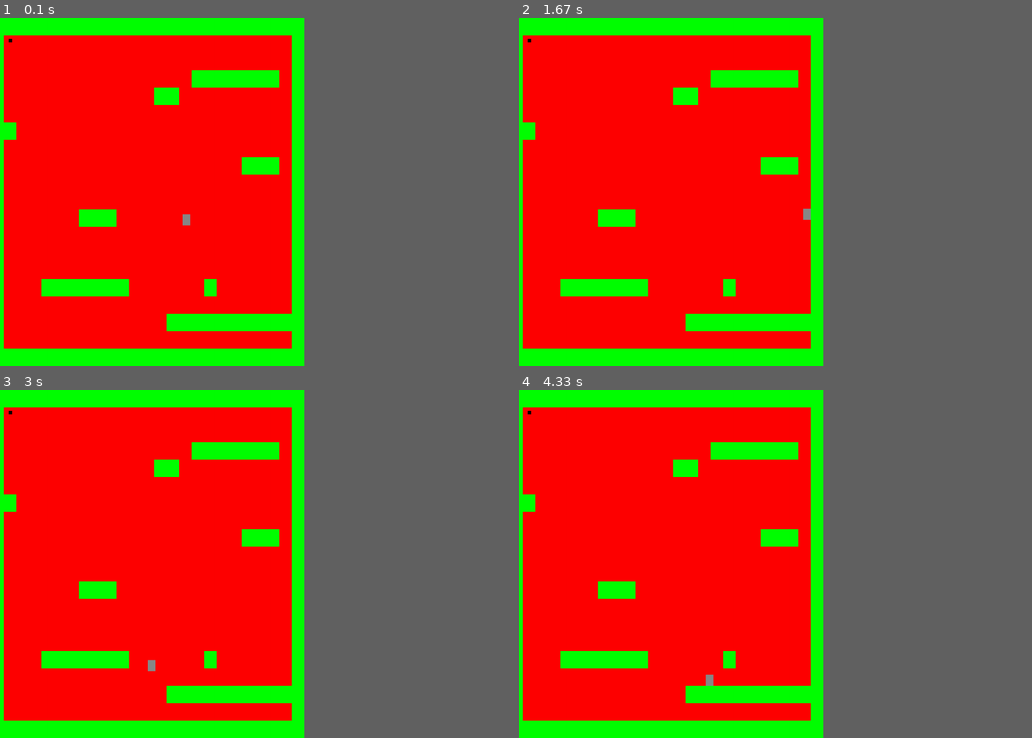
Above: before the commit, frames 1-4 (two rows, left to right).
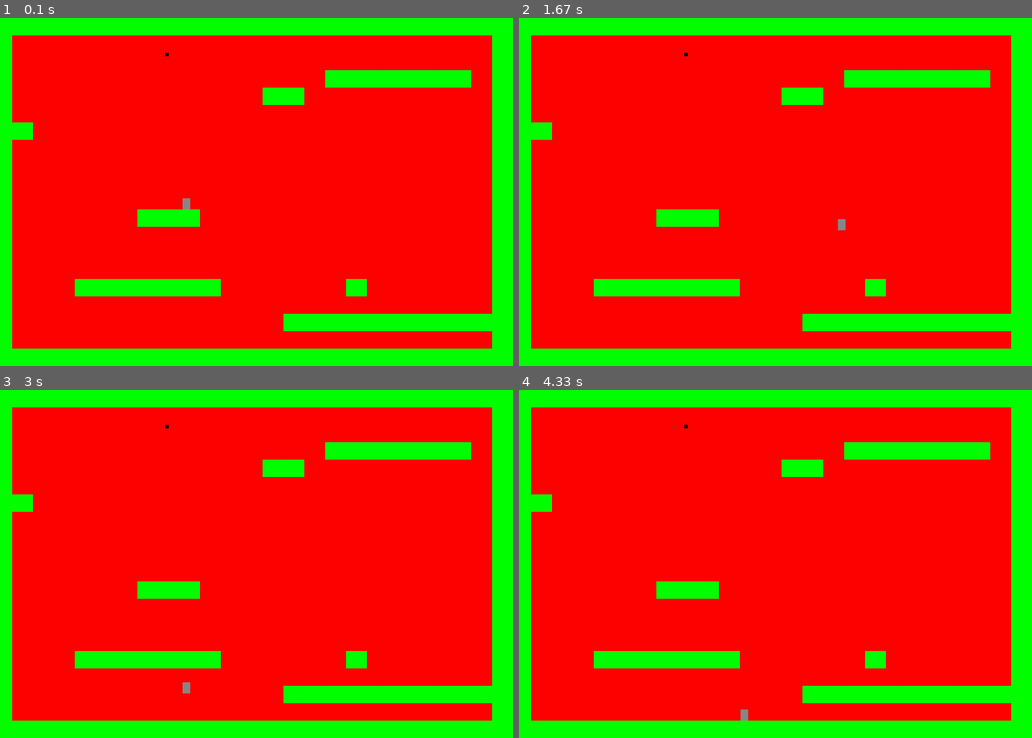
Above: after the commit, the same moments.

Repository: Ryastan/YLyceum_Game
Game: pygame game, started from Game on PyGame/main.py
Same seed, same stepped clock (60 frames per second), same inputs: the game is played once before the commit and once after it.
Inputs:
- Up to frame 1 (0.1 s): no input
- Up to frame 2 (1.67 s): hold Right 0.33-0.8 s; hold Up 0.83-1.13 s; hold Right 1.17-1.63 s
- Up to frame 3 (3 s): hold Left 1.67-2.2 s; hold Left 2.23-2.63 s; hold Up from 2.67 s (still down)
- Up to frame 4 (4.33 s): release Up at 3.03 s; hold Right 3.07-3.7 s; hold Left 3.73-4.2 s; hold Right from 4.23 s (still down)
The window is 540x600 before the commit and 900x600 after it. Grey fills any space a smaller window leaves; there, only what the larger window draws over its background counts as a difference.

The runs differ from the first frame. In frame 1, 20% of the frame differs, in the area x 0-100%, y 0-100%; in frame 2, 20%; in frame 3, 20%; in frame 4, 20%.

Commit message:
Изменил дабл джамп на уголь, добавил таймер и смерть главного героя. Теперь рахрешение игры 1500 на 1000

Diff:
--- a/Game on PyGame/booster.py
+++ b/Game on PyGame/booster.py
@@ -1,9 +1,9 @@
 from pygame import *
 
 
-class double_jump(sprite.Sprite):
+class coal(sprite.Sprite):
     def __init__(self, color):
         sprite.Sprite.__init__(self)
         self.image = Surface((10, 10))
         self.image.fill(color)
-        self.rect = Rect(50, 60, 10, 10)
+        self.rect = Rect(500, 100, 10, 10)
--- a/Game on PyGame/hero.py
+++ b/Game on PyGame/hero.py
@@ -9,6 +9,8 @@
 class Hero(sprite.Sprite):
     def __init__(self, x, y):
         sprite.Sprite.__init__(self)
+        self.time = 15 * 60
+        self.dead = 0
         self.x_speed = 0   #скорость перемещения
         self.startX = x # Начальная позиция Х
         self.startY = y
@@ -21,7 +23,8 @@
         self.gravity = 0.30
 
     def update(self,  left, right, up, platforms):
-
+        if self.time < 1:
+            self.kill()
         if up:
             if self.ground:
                 self.y_speed = -self.jump_power
--- a/Game on PyGame/main.py
+++ b/Game on PyGame/main.py
@@ -4,10 +4,10 @@
 from portal import Portal
 from levels import Levels
 from blocks import Platforms
-from booster import double_jump
+from booster import coal
 
 run_game = True #
-W, H = 900, 1000 #Ширина и высота окна
+W, H = 1500, 1000 #Ширина и высота окна
 clock = pygame.time.Clock()
 FPS = 60 #ФПС игры
 
@@ -34,7 +34,7 @@
           "-                       -",
           "--                      -",
           "-                       -",
-          "-                   --- -",
+          "-                       -",
           "-                       -",
           "-                       -",
           "-      ---              -",
@@ -61,9 +61,8 @@
             entities.add(platform)
             platforms.append(platform)
         if col == "1":
-            dd = double_jump(BLACK)
-            entities.add(dd)
-            platforms.append(dd)
+            c = coal(BLACK)
+            entities.add(c)
         x += W // 25
     y += H // 20
     x = 0
@@ -92,9 +91,10 @@
 
     hero.update(left, right, up, platforms) # передвижение
     entities.draw(surface)
-
+    hero.time -= 1
     pygame.display.update()
     pygame.display.flip()
+    print(hero.time)
     clock.tick(60)
 
 pygame.quit()
